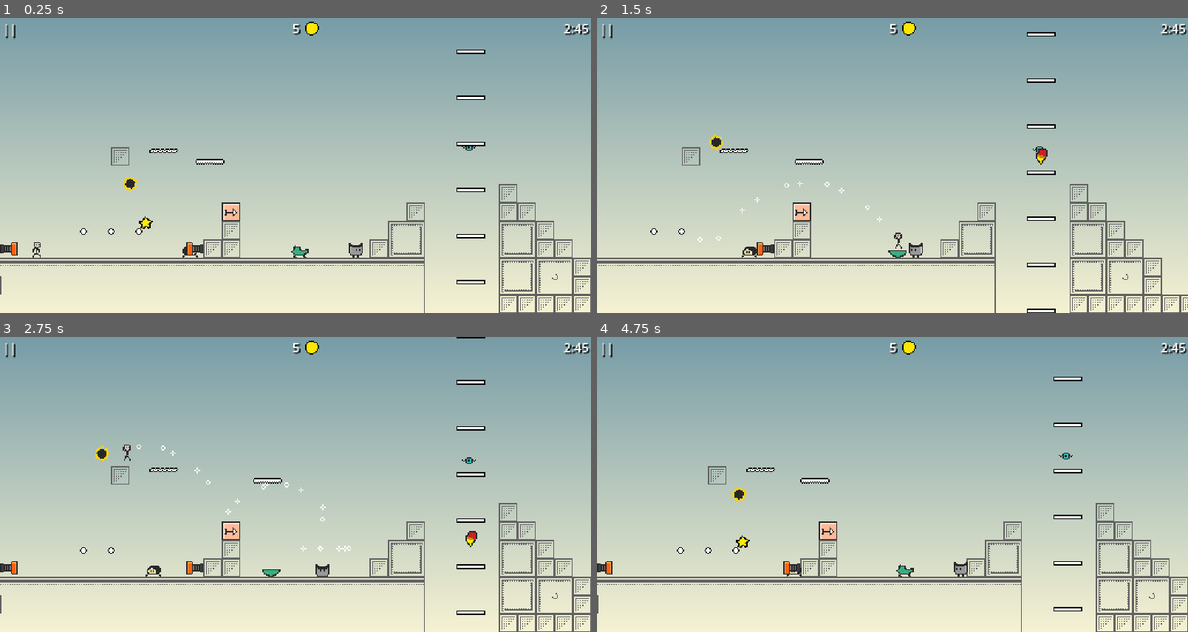
Above: before the commit, frames 1-4 (two rows, left to right).
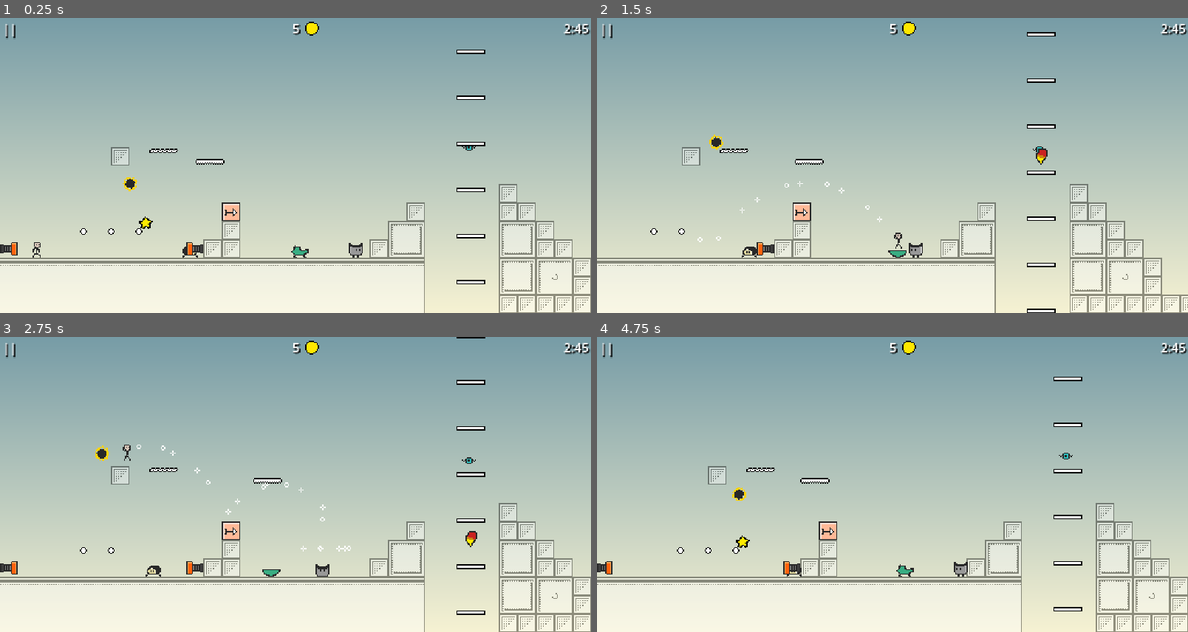
Above: after the commit, the same moments.

Repository: yannicka/ninja
Game: Godot game, scene res://src/Scenes/Game.tscn
The game is run twice, just before and just after one commit, with the same random seed, the same clock (stepped at 60 frames per second) and the same inputs.
Inputs (mouse positions are in pixels of both pictures, inside the frame that each line leads up to):
- Up to frame 1 (0.25 s): no input
- Up to frame 2 (1.5 s): move the mouse to (1022, 150) at 0.52 s; hold Space (space) 0.53-1.28 s; hold Right (ui_right) from 0.53 s (still down); click (1022, 150) at 0.67 s; tap Up (ui_up) at 0.77 s; move the mouse to (774, 180) at 1.27 s; tap Space (space) at 1.35 s
- Up to frame 3 (2.75 s): tap Up (ui_up) at 1.52 s; move the mouse to (354, 419) at 2.02 s; release Right (ui_right) at 2.03 s; hold Left (ui_left) from 2.03 s (still down); hold Space (space) from 2.03 s (still down)
- Up to frame 4 (4.75 s): move the mouse to (862, 543) at 2.77 s; release Left (ui_left) at 2.78 s; release Space (space) at 2.78 s; hold Right (ui_right) 2.78-4.28 s; tap Space (space) at 2.85, 4.35 s; click (862, 543) at 2.92 s; tap Up (ui_up) at 3.02, 3.77, 4.52 s; move the mouse to (1069, 528) at 3.52 s; hold Space (space) 3.53-4.28 s; move the mouse to (715, 440) at 4.27 s; hold Left (ui_left) from 4.28 s (still down)

The runs differ from the first frame. In frame 1, 3.4% of the frame differs, in the area x 0-100%, y 44-100%; in frame 2, 3.5%; in frame 3, 3.4%; in frame 4, 3.4%.

Commit message:
Changement des tuiles

Diff:
--- a/src/Levels/Level1.tscn
+++ b/src/Levels/Level1.tscn
@@ -22,7 +22,7 @@
 
 [node name="Tiles" parent="." instance=ExtResource("1_6xxgk")]
 position = Vector2(128, 96)
-layer_0/tile_data = PackedInt32Array(589843, 458755, 0, 5898 …(1559 unchanged characters)… 8, 131075, 1, 589817, 65539, 1, 589816, 3, 1, 655352, 65539, 1, 655353, 65539, 1, …(1935 unchanged characters)…
+layer_0/tile_data = PackedInt32Array(589843, 458755, 0, 5898 …(1559 unchanged characters)… 8, 131075, 1, 589817, 65539, 1, 589816, 65539, 1, 655352, 65539, 1, 655353, 65539, 1, …(1935 unchanged characters)…
 
 [node name="Player" parent="." instance=ExtResource("2_cer1g")]
 position = Vector2(32, 200)
Binary file changed: assets/tiles.png
Not shown, changed: assets/tiles.kra
